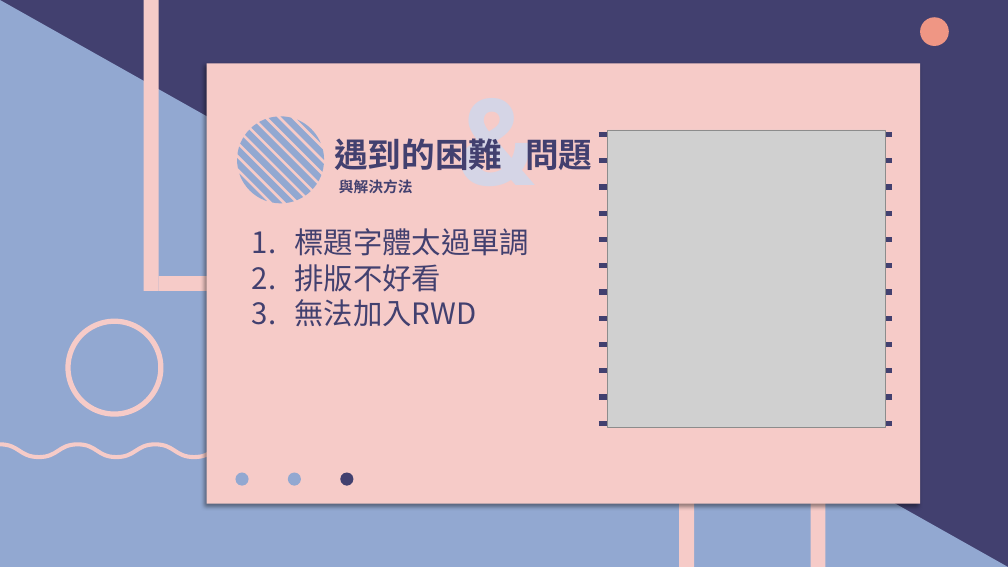
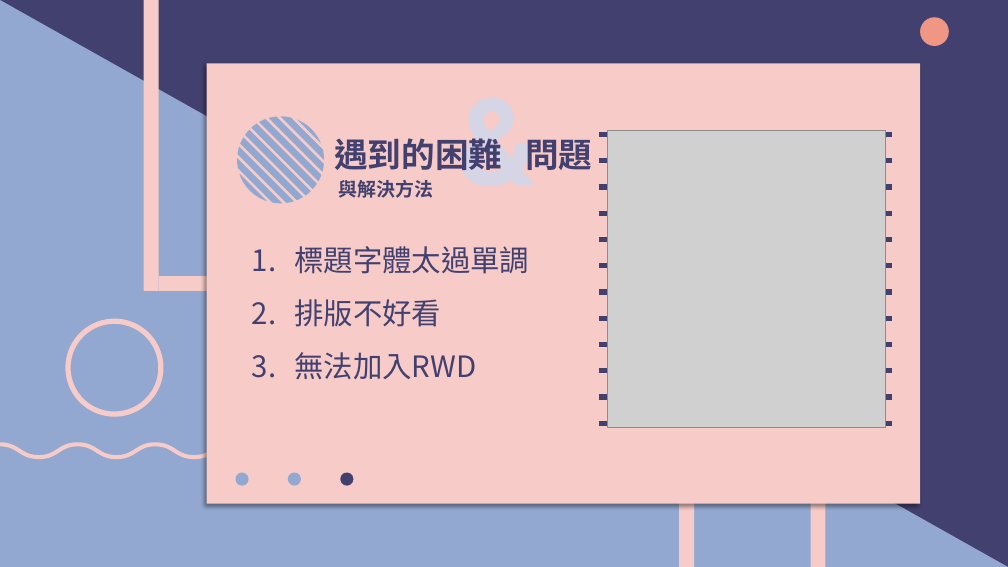
Before and after one commit to leonasdev/WebMidProject, a slide deck: slide 5 of 期末報告企畫書.pptx. Drawn at 1008x567 pixels with LibreOffice and Linux fonts; fonts in the diff are those of the drawing; grey boxes stand for pictures. Boxes give left, top, right and bottom in pixels: in the first picture for what was removed or moved away, otherwise in the second. Text is boxed around its words. In the diff, an @@ line names an element or a change of style, - is before the commit and + after.

```diff
--- a/期末報告企畫書.pptx
+++ b/期末報告企畫書.pptx
@@ text "與解決方法" at <box>339,180,433,198</box>: size 14 to 18 pt @@
@@ text "標題字體太過單調" at <box>294,246,529,379</box>: line spacing 1 to 1.5 @@
```
Also in this commit, not shown: 9 other slides changed, 7 slides added, 1 slide removed.
